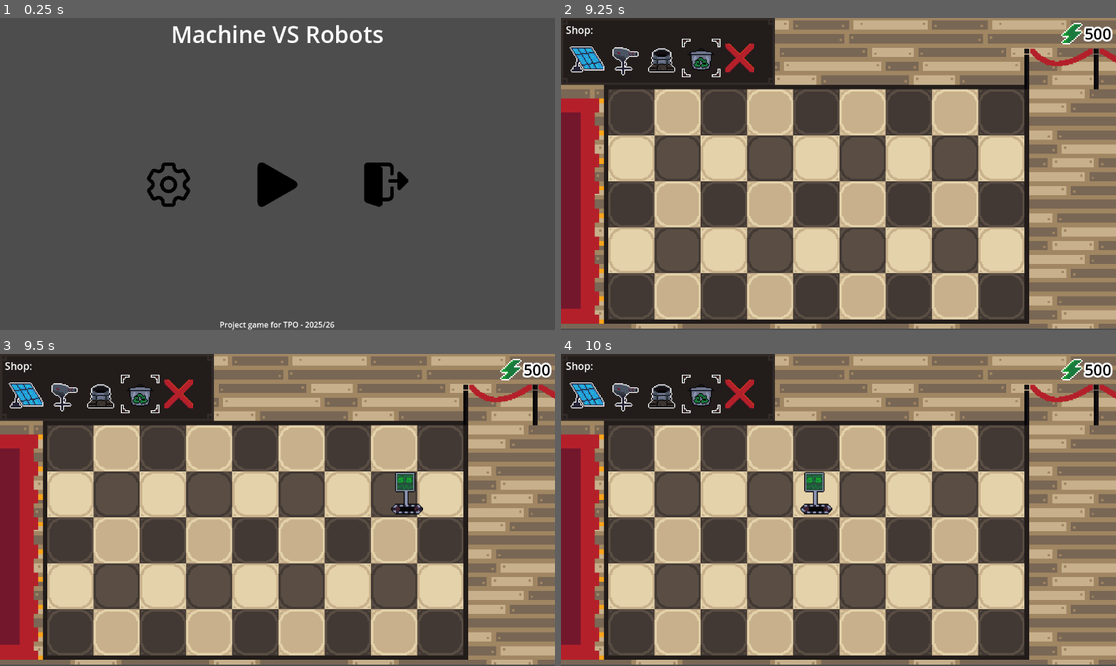
Above: before the commit, frames 1-4 (two rows, left to right).
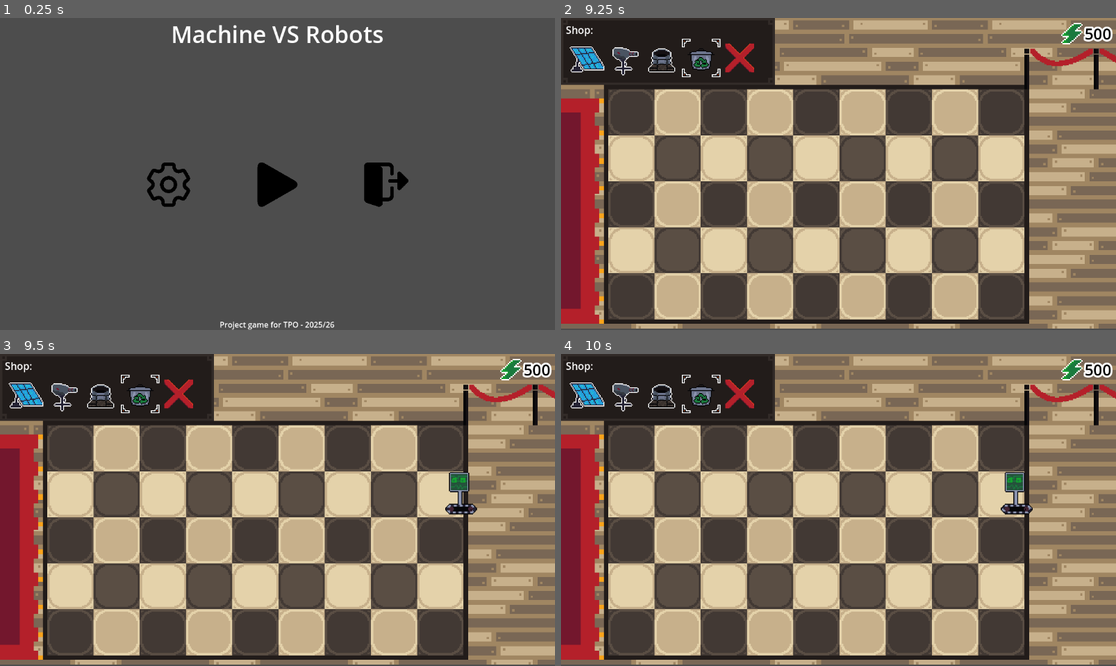
Above: after the commit, the same moments.

Repository: AuraDvin/MvR
Game: Godot game, scene res://levels/menus/main_menu/main_menu.tscn
The game is run twice, just before and just after one commit, with the same random seed, the same clock (stepped at 60 frames per second) and the same inputs.
Inputs (mouse positions are in pixels of both pictures, inside the frame that each line leads up to):
- Up to frame 1 (0.25 s): no input
- Up to frame 2 (9.25 s): click (838, 183) at 0.5 s; click "1" at 1.25 s; click (588, 58) at 2 s; click (622, 58) at 2.75 s; click (660, 58) at 3.5 s; click (699, 58) at 4.25 s; click (738, 58) at 5 s; tap Enter (ui_accept) at 5.75, 6.02, 6.5, 6.77, 7.25, 8, 8.27, 8.75, 9.02 s; move the mouse to (816, 205) at 5.77 s; hold Right (ui_right) 5.78-6.53 s; click (816, 205) at 5.92 s; move the mouse to (727, 189) at 6.52 s; hold Left (ui_left) 6.53-7.28 s; move the mouse to (894, 105) at 7.27 s; hold Right (ui_right) 7.28-8.78 s; move the mouse to (810, 236) at 8.02 s; click (810, 236) at 8.17 s; move the mouse to (1005, 220) at 8.77 s; hold Left (ui_left) from 8.78 s (still down)
- Up to frame 3 (9.5 s): keep holding Left (ui_left)
- Up to frame 4 (10 s): keep holding Left (ui_left); move the mouse to (672, 463) at 9.52 s; tap Enter (ui_accept) at 9.77 s

Frames 1-2 are identical in both runs. In frame 3, 0.9% of the frame differs, in the area x 70-86%, y 37-52%; in frame 4, 0.9%, in the area x 43-85%, y 37-52%.

Commit message:
set speed on enemy scenes

Diff:
--- a/characters/enemies/basic_enemy/basic_enemy.tscn
+++ b/characters/enemies/basic_enemy/basic_enemy.tscn
@@ -64,6 +64,7 @@
 
 [node name="BasicEnemy" type="Node2D" groups=["enemy"]]
 script = ExtResource("1_hlkjt")
+speed = 20.0
 max_speed = 20.0
 health_points = 10
 
--- a/characters/enemies/fast_enemy/fast_enemy.tscn
+++ b/characters/enemies/fast_enemy/fast_enemy.tscn
@@ -61,6 +61,7 @@
 
 [node name="FastEnemy" type="Node2D" groups=["enemy"]]
 script = ExtResource("1_s5fes")
+speed = 40.0
 max_speed = 50.0
 health_points = 5
 
--- a/characters/enemies/shielded_enemy/shielded_enemy.tscn
+++ b/characters/enemies/shielded_enemy/shielded_enemy.tscn
@@ -64,6 +64,7 @@
 
 [node name="ShieldedEnemy" type="Node2D" groups=["enemy"]]
 script = ExtResource("1_tt7lk")
+speed = 15.0
 max_speed = 20.0
 health_points = 10
 
